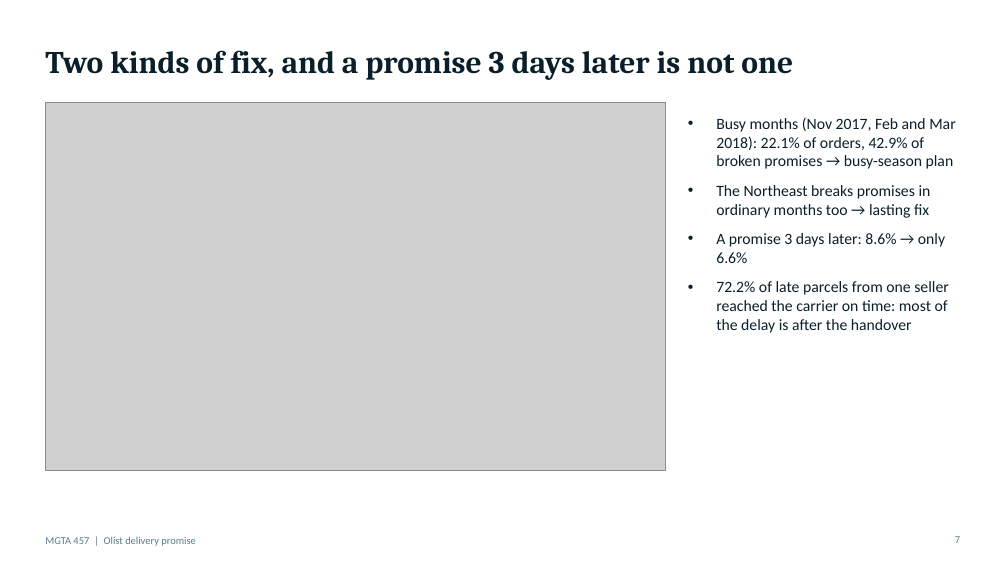
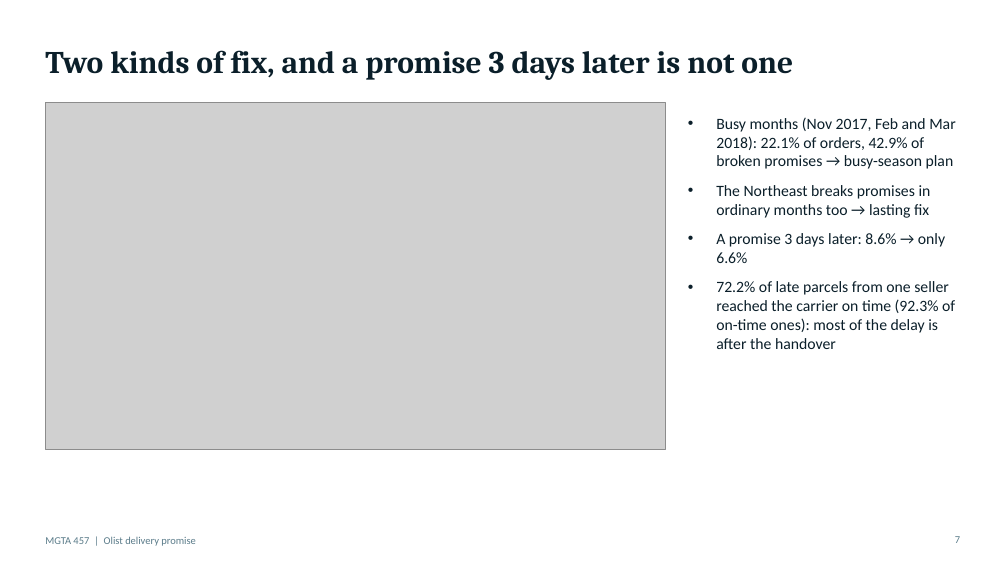
Before and after one commit to rsm-aaljarallah/mgta457-olist, a slide deck: slide 7 of deliverables/olist_presentation.pptx. Drawn at 1008x567 pixels with LibreOffice and Linux fonts; fonts in the diff are those of the drawing; grey boxes stand for pictures. Boxes give left, top, right and bottom in pixels: in the first picture for what was removed or moved away, otherwise in the second. Text is boxed around its words. In the diff, an @@ line names an element or a change of style, - is before the commit and + after.

```diff
--- a/deliverables/olist_presentation.pptx
+++ b/deliverables/olist_presentation.pptx
@@ picture: place and size @@
-picture at box(45, 102, 665, 470)
+picture at box(45, 102, 665, 449)
@@ text at box(716, 281, 955, 349): text changed @@
-• 72.2% of late parcels from one seller reached the carrier on time: most of the delay is after the handover
+• 72.2% of late parcels from one seller reached the carrier on time (92.3% of on-time ones): most of the delay is after the handover
```
Also in this commit, not shown: 4 other slides changed, 1 slide added, 35 other files.
